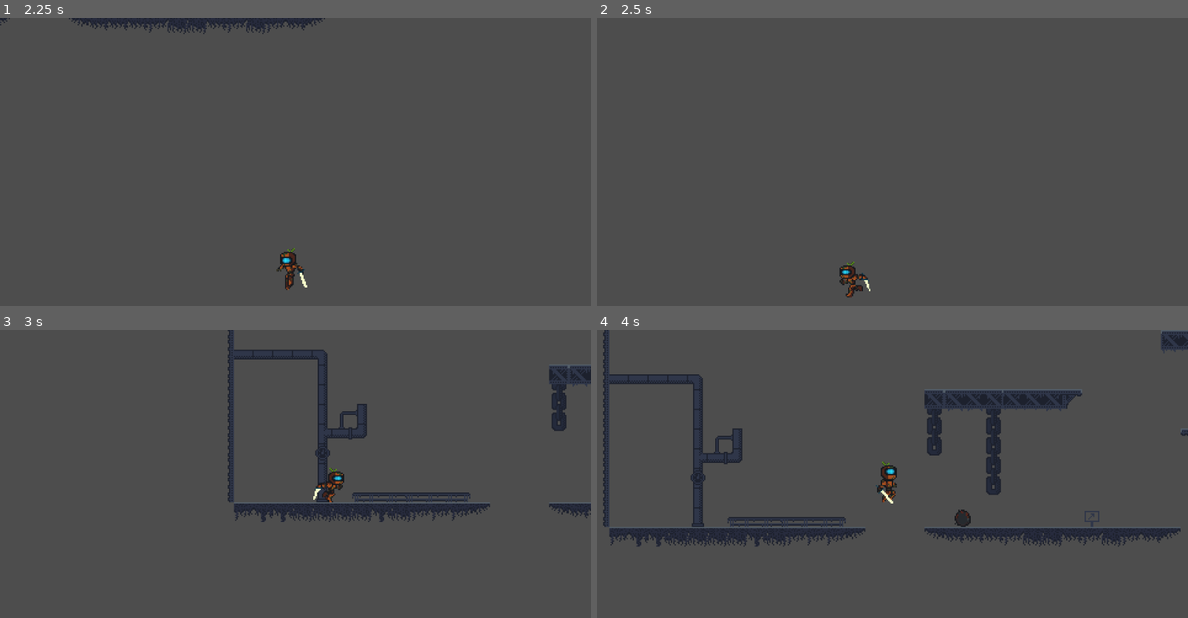
Above: before the commit, frames 1-4 (two rows, left to right).
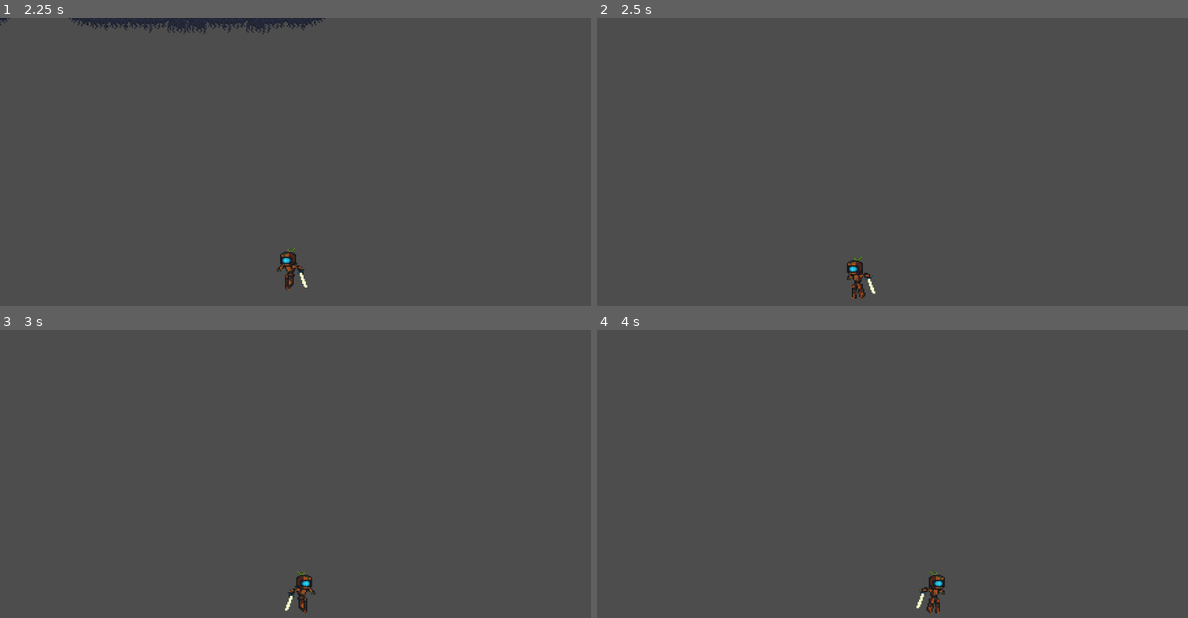
Above: after the commit, the same moments.

Repository: Foxz-Games/GameJam2025Wave
Game: Godot game, scene res://scenes/level_1.tscn
Same seed, same stepped clock (60 frames per second), same inputs: the game is played once before the commit and once after it.
Inputs:
- Up to frame 1 (2.25 s): hold D (right) 0.53-2.03 s; tap Shift (dash) at 0.6, 1.35, 2.1 s; tap Space (jump) at 0.77, 1.52 s; hold A (left) from 2.03 s (still down)
- Up to frame 2 (2.5 s): keep holding A (left)
- Up to frame 3 (3 s): release A (left) at 2.78 s; hold D (right) from 2.78 s (still down); tap Shift (dash) at 2.85 s
- Up to frame 4 (4 s): keep holding D (right); tap Space (jump) at 3.02, 3.77 s; tap Shift (dash) at 3.6 s

Frame 1 is identical in both runs. In frame 2, 0.4% of the frame differs, in the area x 41-48%, y 82-98%; in frame 3, 6.3%; in frame 4, 10%, in the area x 1-100%, y 0-99%.

Commit message:
fixes player layer bug

Diff:
--- a/project.godot
+++ b/project.godot
@@ -80,6 +80,7 @@
 [layer_names]
 
 2d_physics/layer_1="Ground"
+2d_physics/layer_2="Player"
 
 [physics]
 
--- a/scenes/Entities/enemy.tscn
+++ b/scenes/Entities/enemy.tscn
@@ -1,6 +1,6 @@
 [gd_scene load_steps=27 format=3 uid="uid://4mwqledvmyt0"]
 
-[ext_resource type="Script" uid="uid://biw718h885xmt" path="res://scripts/enemy.gd" id="1_vw3cy"]
+[ext_resource type="Script" uid="uid://biw718h885xmt" path="res://scripts/enemy/enemy.gd" id="1_vw3cy"]
 [ext_resource type="Texture2D" uid="uid://dt8f0n0l116q8" path="res://assets/entities/minion/minion-idle.png" id="1_yd0c5"]
 [ext_resource type="Texture2D" uid="uid://ctmh4h10e3srx" path="res://assets/entities/minion/minion-dash.png" id="2_j04kq"]
 [ext_resource type="Texture2D" uid="uid://dy52c2i66hru" path="res://assets/entities/minion/minion-walk.png" id="3_ag0si"]
@@ -194,10 +194,12 @@
 
 [node name="PlayerDetection_Left" type="RayCast2D" parent="."]
 target_position = Vector2(-36, 0)
+collision_mask = 2
 metadata/_edit_lock_ = true
 
 [node name="PlayerDetection_Right" type="RayCast2D" parent="."]
 target_position = Vector2(36, 0)
+collision_mask = 2
 metadata/_edit_lock_ = true
 
 [node name="StateMachine" type="Node" parent="."]
--- a/scenes/Entities/player.tscn
+++ b/scenes/Entities/player.tscn
@@ -1,9 +1,10 @@
-[gd_scene load_steps=41 format=3 uid="uid://bnnk4hyf8t4o2"]
+[gd_scene load_steps=42 format=3 uid="uid://bnnk4hyf8t4o2"]
 
 [ext_resource type="Script" uid="uid://37lqcsqgixhs" path="res://scripts/player/UltimatePlatformerController.gd" id="1_xdo53"]
 [ext_resource type="Texture2D" uid="uid://ctofyek8da85s" path="res://assets/entities/player/player-idle.png" id="2_jqi8p"]
 [ext_resource type="Texture2D" uid="uid://w3v6jue83rfs" path="res://assets/entities/player/player-jump-Sheet.png" id="2_vpmba"]
 [ext_resource type="Texture2D" uid="uid://dj6bnni4demeg" path="res://assets/entities/player/player-run-Sheet.png" id="3_jqi8p"]
+[ext_resource type="PackedScene" uid="uid://bg1prfon3pb6l" path="res://scripts/health.tscn" id="5_kk10u"]
 
 [sub_resource type="CapsuleShape2D" id="CapsuleShape2D_5xbjy"]
 radius = 7.0
@@ -270,6 +271,7 @@
 }]
 
 [node name="Player" type="CharacterBody2D" node_paths=PackedStringArray("PlayerSprite", "PlayerCollider")]
+collision_layer = 2
 script = ExtResource("1_xdo53")
 PlayerSprite = NodePath("AnimatedSprite2D")
 PlayerCollider = NodePath("CollisionShape2D")
@@ -286,3 +288,5 @@
 sprite_frames = SubResource("SpriteFrames_7gny6")
 animation = &"run"
 speed_scale = 1.5
+
+[node name="Health" parent="." instance=ExtResource("5_kk10u")]
--- a/scenes/level_1.tscn
+++ b/scenes/level_1.tscn
@@ -6,7 +6,7 @@
 [ext_resource type="Script" uid="uid://ca63p6des827w" path="res://scripts/deathzone.gd" id="4_5xbjy"]
 [ext_resource type="Script" uid="uid://c0wb67sb5dyqm" path="res://scripts/checkpoint_manager.gd" id="5_4nkto"]
 [ext_resource type="PackedScene" uid="uid://bks4e40etsfj0" path="res://scenes/checkpoint.tscn" id="6_fcfvj"]
-[ext_resource type="PackedScene" uid="uid://bg1prfon3pb6l" path="res://scripts/health.tscn" id="7_pa8r4"]
+[ext_resource type="PackedScene" uid="uid://bg1prfon3pb6l" path="res://scripts/Health.tscn" id="7_pa8r4"]
 
 [sub_resource type="RectangleShape2D" id="RectangleShape2D_rus8k"]
 size = Vector2(3571, 69.5)
Renamed: scripts/enemy.gd -> scripts/enemy/enemy.gd
Renamed: scripts/enemy.gd.uid -> scripts/enemy/enemy.gd.uid
